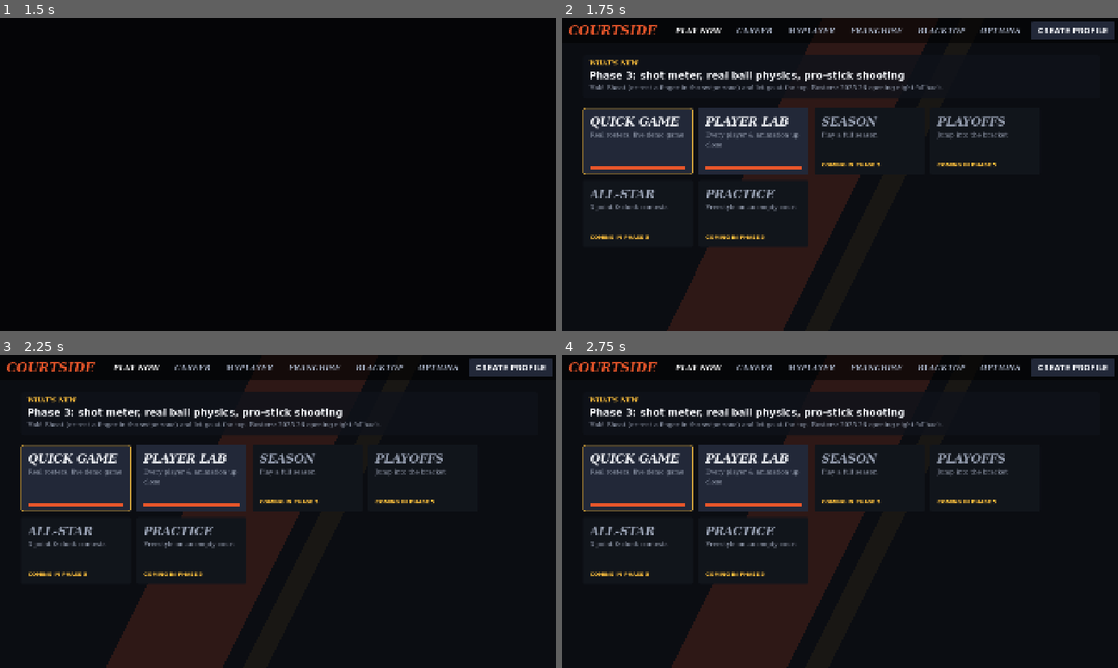
Above: before the commit, frames 1-4 (two rows, left to right).
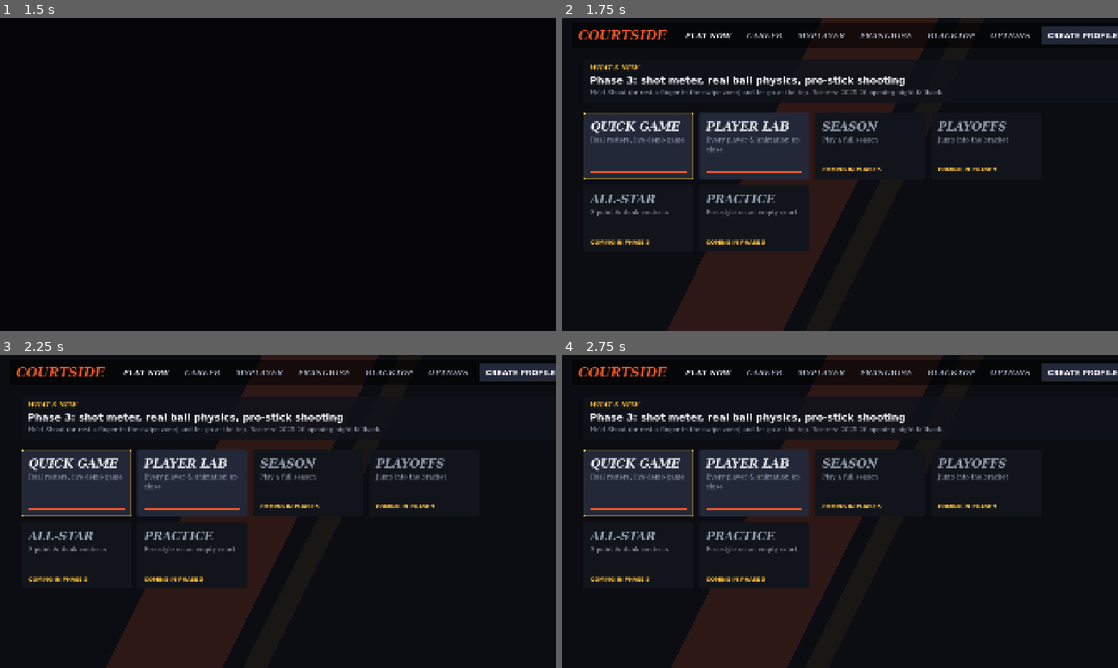
Above: after the commit, the same moments.

Repository: sllylles/2kCLONE
Game: Godot game, scene res://scenes/boot.tscn
The game is run twice, just before and just after one commit, with the same random seed, the same clock (stepped at 60 frames per second) and the same inputs.
Inputs (mouse positions are in pixels of both pictures, inside the frame that each line leads up to):
- Up to frame 1 (1.5 s): tap Enter at 0.5 s; move the mouse to (400, 158) at 0.52 s; hold D (move_right) 0.53-1.25 s; hold C (camera_next) 0.53-1.25 s; click (400, 158) at 0.67 s; tap E (pass) at 0.8 s; tap Space (shoot) at 1.25 s; drag from (166, 190) to (250, 237) at 1.27 s
- Up to frame 2 (1.75 s): no input
- Up to frame 3 (2.25 s): click "PLAY NOW" at 2 s
- Up to frame 4 (2.75 s): no input

Frame 1 is identical in both runs. In frame 2, 14% of the frame differs, in the area x 1-100%, y 0-75%; in frame 3, 14%; in frame 4, 14%.

Commit message:
Safe-area layout and camera/replay in the pause menu (v0.4.1)
- UIKit.safe_rect/fit_safe_area: UI stays inside the device safe area
  plus padding for rounded corners (main menu, profiles, settings,
  Player Lab, HUD, touch controls, pause menu)
- On-screen CAM and REPLAY buttons removed; the pause button holds a
  Camera panel (pick any preset, zoom/height) and Instant Replay.
  Controller and keyboard shortcuts unchanged

Co-Authored-By: Claude Opus 5.5 <noreply@anthropic.com>
Claude-Session: https://claude.ai/code/session_01CoLyagHP8vxbT6ucrTrnCT

Diff:
--- a/project.godot
+++ b/project.godot
@@ -7,7 +7,7 @@
 
 config/name="Courtside"
 config/description="Broadcast-style basketball simulation"
-config/version="0.4.0"
+config/version="0.4.1"
 run/main_scene="res://scenes/boot.tscn"
 config/features=PackedStringArray("4.7", "Mobile")
 config/icon="res://icon.svg"
--- a/scripts/dev/player_lab.gd
+++ b/scripts/dev/player_lab.gd
@@ -103,7 +103,7 @@
 	add_child(ui)
 	var root := Control.new()
 	root.theme = UIKit.theme()
-	UIKit.full_rect(root)
+	UIKit.fit_safe_area(root)
 	root.mouse_filter = Control.MOUSE_FILTER_IGNORE
 	ui.add_child(root)
 	var top := HBoxContainer.new()
--- a/scripts/game/arena_game.gd
+++ b/scripts/game/arena_game.gd
@@ -221,19 +221,28 @@
 	var dim := ColorRect.new()
 	dim.color = Color(0, 0, 0, 0.6)
 	pause_menu.add_child(UIKit.full_rect(dim))
-	var panel := UIKit.panel(Color(0.07, 0.08, 0.11, 0.97), 0)
-	panel.set_anchors_preset(Control.PRESET_LEFT_WIDE)
-	panel.custom_minimum_size.x = 560
-	pause_menu.add_child(panel)
+	var safe := Control.new()
+	safe.mouse_filter = Control.MOUSE_FILTER_IGNORE
+	pause_menu.add_child(safe)
+	UIKit.fit_safe_area(safe)
+	var row := HBoxContainer.new()
+	UIKit.full_rect(row)
+	row.add_theme_constant_override("separation", 30)
+	safe.add_child(row)
+	var panel := UIKit.panel(Color(0.07, 0.08, 0.11, 0.97), 8)
+	panel.custom_minimum_size.x = 520
+	row.add_child(panel)
 	var v := VBoxContainer.new()
 	v.add_theme_constant_override("separation", 14)
 	v.alignment = BoxContainer.ALIGNMENT_CENTER
 	panel.add_child(v)
 	v.add_child(UIKit.label("PAUSED", 60, 900, UIKit.TEXT, true))
 	v.add_child(UIKit.label("%s @ %s" % [away.abbr, home.abbr], 26, 700, UIKit.TEXT_DIM))
+	var cam_panel := _build_camera_panel()
+	row.add_child(cam_panel)
 	var items := [
 		["RESUME", toggle_pause],
-		["CHANGE CAMERA", func(): director.cycle_preset()],
+		["CAMERA", func(): cam_panel.visible = not cam_panel.visible],
 		["INSTANT REPLAY", func():
 			toggle_pause()
 			start_replay()],
@@ -248,12 +257,65 @@
 	]
 	var first: Button = null
 	for it in items:
-		var b := UIKit.button(it[0], Vector2(460, 76))
+		var b := UIKit.button(it[0], Vector2(460, 74))
 		b.pressed.connect(it[1])
 		v.add_child(b)
 		if first == null:
 			first = b
 	pause_menu.set_meta("first", first)
+	pause_menu.set_meta("camera_panel", cam_panel)
+
+
+## Pick any camera angle and set its zoom/height; changes apply live.
+func _build_camera_panel() -> Control:
+	var p := UIKit.panel(Color(0.07, 0.08, 0.11, 0.97), 8)
+	p.size_flags_vertical = Control.SIZE_SHRINK_CENTER
+	p.custom_minimum_size.x = 640
+	p.visible = false
+	var v := VBoxContainer.new()
+	v.add_theme_constant_override("separation", 14)
+	p.add_child(v)
+	v.add_child(UIKit.label("CAMERA", 40, 900, UIKit.TEXT, true))
+	var grid := GridContainer.new()
+	grid.columns = 2
+	grid.add_theme_constant_override("h_separation", 12)
+	grid.add_theme_constant_override("v_separation", 12)
+	v.add_child(grid)
+	var buttons := {}
+	var zoom := HSlider.new()
+	var height := HSlider.new()
+	var sync := func():
+		var cur := str(Settings.get_value("camera", "preset"))
+		for id in buttons:
+			buttons[id].button_pressed = id == cur
+		var sl := Settings.get_camera_sliders(cur)
+		zoom.set_value_no_signal(sl.zoom)
+		height.set_value_no_signal(sl.height)
+	for c in DataDB.camera_presets:
+		var b := UIKit.button(str(c.name).to_upper(), Vector2(290, 66))
+		b.toggle_mode = true
+		b.pressed.connect(func():
+			Settings.set_value("camera", "preset", c.id)
+			sync.call())
+		grid.add_child(b)
+		buttons[c.id] = b
+	for pair in [["ZOOM", zoom], ["HEIGHT", height]]:
+		var h := HBoxContainer.new()
+		var l := UIKit.label(pair[0], 24, 800, UIKit.TEXT_DIM)
+		l.custom_minimum_size.x = 130
+		h.add_child(l)
+		var s: HSlider = pair[1]
+		s.min_value = 0
+		s.max_value = 10
+		s.step = 1
+		s.custom_minimum_size = Vector2(440, 56)
+		s.value_changed.connect(func(_x):
+			Settings.set_camera_sliders(str(Settings.get_value("camera", "preset")), zoom.value, height.value))
+		h.add_child(s)
+		v.add_child(h)
+	p.visibility_changed.connect(sync)
+	sync.call()
+	return p
 
 
 func toggle_pause() -> void:
@@ -265,6 +327,7 @@
 	touch.visible = not on and InputRouter.touch_controls_visible()
 	if on:
 		touch.release_all()
+		(pause_menu.get_meta("camera_panel") as Control).visible = false
 		(pause_menu.get_meta("first") as Button).grab_focus()
 
 
--- a/scripts/hud/broadcast_hud.gd
+++ b/scripts/hud/broadcast_hud.gd
@@ -7,6 +7,7 @@
 const BUG_H := 64.0
 
 var state: GameState
+var _root: Control
 var home: Dictionary
 var away: Dictionary
 
@@ -37,6 +38,11 @@
 	home = home_team
 	away = away_team
 	layer = 10
+	# Everything sits inside the safe area (rounded corners, camera cutout).
+	_root = Control.new()
+	_root.mouse_filter = Control.MOUSE_FILTER_IGNORE
+	add_child(_root)
+	UIKit.fit_safe_area(_root)
 	_build_scorebug()
 	_build_name_card()
 	_build_toast()
@@ -85,7 +91,7 @@
 	_bug = Control.new()
 	_bug.set_anchors_preset(Control.PRESET_CENTER_BOTTOM)
 	_bug.mouse_filter = Control.MOUSE_FILTER_IGNORE
-	add_child(_bug)
+	_root.add_child(_bug)
 	var row := HBoxContainer.new()
 	row.add_theme_constant_override("separation", 0)
 	row.mouse_filter = Control.MOUSE_FILTER_IGNORE
@@ -195,7 +201,7 @@
 func _build_name_card() -> void:
 	_card = _panel(Color(0.06, 0.07, 0.1, 0.92), 4)
 	_place(_card, Vector2(0, 0), Rect2(-700, 110, 0, 0))
-	add_child(_card)
+	_root.add_child(_card)
 	var h := HBoxContainer.new()
 	h.add_theme_constant_override("separation", 16)
 	h.mouse_filter = Control.MOUSE_FILTER_IGNORE
@@ -244,7 +250,7 @@
 	_toast.add_theme_color_override("font_outline_color", Color(0, 0, 0, 0.8))
 	_toast.add_theme_constant_override("outline_size", 12)
 	_toast.modulate.a = 0.0
-	add_child(_toast)
+	_root.add_child(_toast)
 
 
 func toast(text: String, color := Color.WHITE) -> void:
@@ -264,7 +270,7 @@
 	_place(_camera_chip, Vector2(1, 0), Rect2(-520, 24, 480, 40))
 	_camera_chip.horizontal_alignment = HORIZONTAL_ALIGNMENT_RIGHT
 	_camera_chip.modulate.a = 0.0
-	add_child(_camera_chip)
+	_root.add_child(_camera_chip)
 
 
 func show_camera_name(text: String) -> void:
@@ -281,7 +287,7 @@
 	var l := _lbl("REPLAY", 34)
 	_replay_bug.add_child(l)
 	_replay_bug.visible = false
-	add_child(_replay_bug)
+	_root.add_child(_replay_bug)
 
 
 func set_replay(on: bool) -> void:
@@ -299,7 +305,7 @@
 	_matchup.set_anchors_preset(Control.PRESET_FULL_RECT)
 	_matchup.mouse_filter = Control.MOUSE_FILTER_IGNORE
 	_matchup.visible = false
-	add_child(_matchup)
+	_root.add_child(_matchup)
 	var center := VBoxContainer.new()
 	_place(center, Vector2(0.5, 1), Rect2(-560, -330, 1120, 260))
 	center.mouse_filter = Control.MOUSE_FILTER_IGNORE
--- a/scripts/ui/main_menu.gd
+++ b/scripts/ui/main_menu.gd
@@ -42,14 +42,14 @@
 	theme = UIKit.theme()
 	_build_background()
 	var root := VBoxContainer.new()
-	UIKit.full_rect(root)
+	UIKit.fit_safe_area(root)
 	root.add_theme_constant_override("separation", 0)
 	add_child(root)
 	root.add_child(_build_top_bar())
 	var margin := MarginContainer.new()
 	margin.size_flags_vertical = Control.SIZE_EXPAND_FILL
 	for side in ["left", "right"]:
-		margin.add_theme_constant_override("margin_" + side, 72)
+		margin.add_theme_constant_override("margin_" + side, 40)
 	margin.add_theme_constant_override("margin_top", 40)
 	margin.add_theme_constant_override("margin_bottom", 40)
 	root.add_child(margin)
--- a/scripts/ui/save_slots_menu.gd
+++ b/scripts/ui/save_slots_menu.gd
@@ -14,9 +14,9 @@
 	bg.color = UIKit.BG
 	add_child(UIKit.full_rect(bg))
 	var margin := MarginContainer.new()
-	UIKit.full_rect(margin)
+	UIKit.fit_safe_area(margin)
 	for s in ["left", "right", "top", "bottom"]:
-		margin.add_theme_constant_override("margin_" + s, 64)
+		margin.add_theme_constant_override("margin_" + s, 40)
 	add_child(margin)
 	var v := VBoxContainer.new()
 	v.add_theme_constant_override("separation", 30)
--- a/scripts/ui/settings_menu.gd
+++ b/scripts/ui/settings_menu.gd
@@ -16,9 +16,9 @@
 	dim.color = Color(0, 0, 0, 0.75)
 	add_child(UIKit.full_rect(dim))
 	var margin := MarginContainer.new()
-	UIKit.full_rect(margin)
+	UIKit.fit_safe_area(margin)
 	for s in ["left", "right"]:
-		margin.add_theme_constant_override("margin_" + s, 90)
+		margin.add_theme_constant_override("margin_" + s, 56)
 	for s in ["top", "bottom"]:
 		margin.add_theme_constant_override("margin_" + s, 40)
 	add_child(margin)
--- a/scripts/ui/touch_controls.gd
+++ b/scripts/ui/touch_controls.gd
@@ -36,9 +36,8 @@
 		{"id": "pass", "action": "pass", "def_action": "steal", "label": "PASS", "def_label": "STEAL", "r": 76.0, "hold": false},
 		{"id": "sprint", "action": "sprint", "def_action": "sprint", "label": "SPRINT", "def_label": "SPRINT", "r": 70.0, "hold": true},
 		{"id": "switch", "action": "", "def_action": "switch", "label": "", "def_label": "SWITCH", "r": 58.0, "hold": false},
-		{"id": "camera", "action": "camera_next", "def_action": "camera_next", "label": "CAM", "def_label": "CAM", "r": 40.0, "hold": false, "top": true},
-		{"id": "replay", "action": "replay", "def_action": "replay", "label": "REPLAY", "def_label": "REPLAY", "r": 40.0, "hold": false, "top": true},
-		{"id": "pause", "action": "pause", "def_action": "pause", "label": "II", "def_label": "II", "r": 40.0, "hold": false, "top": true},
+		# Camera and replay live in the pause menu (controllers keep their shortcuts).
+		{"id": "pause", "action": "pause", "def_action": "pause", "label": "II", "def_label": "II", "r": 44.0, "hold": false, "top": true},
 	]
 	for b in _buttons:
 		b["touch"] = -1
@@ -82,16 +81,17 @@
 
 func _layout() -> void:
 	var s := get_viewport_rect().size
+	# Defaults hug the safe area so nothing hides under rounded corners.
+	var sr := UIKit.safe_rect(get_viewport())
 	var k := _scale
-	var by := s.y - 40.0
+	var rx := sr.end.x
+	var by := sr.end.y - 10.0
 	var positions := {
-		"shoot": Vector2(s.x - 150.0 * k, by - 130.0 * k),
-		"pass": Vector2(s.x - 350.0 * k, by - 70.0 * k),
-		"sprint": Vector2(s.x - 330.0 * k, by - 270.0 * k),
-		"switch": Vector2(s.x - 140.0 * k, by - 330.0 * k),
-		"camera": Vector2(s.x - 290.0, 70.0),
-		"replay": Vector2(s.x - 190.0, 70.0),
-		"pause": Vector2(s.x - 80.0, 70.0),
+		"shoot": Vector2(rx - 120.0 * k, by - 120.0 * k),
+		"pass": Vector2(rx - 320.0 * k, by - 60.0 * k),
+		"sprint": Vector2(rx - 300.0 * k, by - 260.0 * k),
+		"switch": Vector2(rx - 110.0 * k, by - 320.0 * k),
+		"pause": Vector2(rx - 40.0, sr.position.y + 44.0),
 	}
 	var custom: Dictionary = Settings.get_value("controls", "layout")
 	for b in _buttons:
@@ -117,8 +117,9 @@
 
 
 func _pro_zone() -> Rect2:
+	var sr := UIKit.safe_rect(get_viewport())
 	var s := get_viewport_rect().size
-	return Rect2(s.x * 0.52, s.y * 0.16, s.x * 0.48 - 420.0 * _scale, s.y * 0.5)
+	return Rect2(s.x * 0.52, sr.position.y + 110.0, sr.end.x - s.x * 0.52 - 420.0 * _scale, s.y * 0.48)
 
 
 func _button_at(p: Vector2) -> Dictionary:
@@ -288,7 +289,8 @@
 		draw_arc(_stick_origin, r, 0, TAU, 48, Color(1, 1, 1, 0.5 * a), 3.0, true)
 		draw_circle(_stick_pos, r * 0.42, Color(1, 1, 1, 0.55 * a))
 	else:
-		var hint := Vector2(220, get_viewport_rect().size.y - 220) * Vector2(1, 1)
+		var sr := UIKit.safe_rect(get_viewport())
+		var hint := Vector2(sr.position.x + 170.0 * _scale, sr.end.y - 170.0 * _scale)
 		draw_arc(hint, STICK_RADIUS * _scale, 0, TAU, 48, Color(1, 1, 1, 0.18 * a), 2.0, true)
 		draw_string(font, hint + Vector2(-50, 8), "MOVE", HORIZONTAL_ALIGNMENT_LEFT, -1, 22, Color(1, 1, 1, 0.3 * a))
 	# Buttons
--- a/scripts/ui/ui_kit.gd
+++ b/scripts/ui/ui_kit.gd
@@ -155,6 +155,53 @@
 
 static func full_rect(c: Control) -> Control:
 	c.set_anchors_preset(Control.PRESET_FULL_RECT)
+	return c
+
+
+## Padding kept clear of rounded screen corners (canvas units).
+const CORNER_PAD := 34.0
+
+
+## The part of the screen that is safe to draw UI on, in canvas coordinates:
+## the device's safe area (camera cutout, rounded corners) plus padding.
+static func safe_rect(vp: Viewport) -> Rect2:
+	var visible := vp.get_visible_rect()
+	var r := visible
+	if OS.has_feature("mobile"):
+		var win := Vector2(DisplayServer.window_get_size())
+		var safe := DisplayServer.get_display_safe_area()
+		if win.x > 0 and safe.size.x > 0:
+			var k := visible.size / win
+			var sr := Rect2(Vector2(safe.position) * k, Vector2(safe.size) * k)
+			if sr.intersects(visible):
+				r = sr.intersection(visible)
+	return r.grow_individual(-CORNER_PAD, -CORNER_PAD * 0.5, -CORNER_PAD, -CORNER_PAD * 0.5)
+
+
+## Insets a full-rect Control to the safe area and keeps it there on resize.
+static func fit_safe_area(c: Control) -> Control:
+	c.set_anchors_preset(Control.PRESET_FULL_RECT)
+	var apply := func():
+		if not is_instance_valid(c) or not c.is_inside_tree():
+			return
+		var vis := c.get_viewport().get_visible_rect()
+		var s := safe_rect(c.get_viewport())
+		c.offset_left = s.position.x - vis.position.x
+		c.offset_top = s.position.y - vis.position.y
+		c.offset_right = s.end.x - vis.end.x
+		c.offset_bottom = s.end.y - vis.end.y
+	var hook := func():
+		apply.call()
+		var vp := c.get_viewport()
+		if not vp.size_changed.is_connected(apply):
+			vp.size_changed.connect(apply)
+			c.tree_exiting.connect(func():
+				if vp.size_changed.is_connected(apply):
+					vp.size_changed.disconnect(apply), CONNECT_ONE_SHOT)
+	if c.is_inside_tree():
+		hook.call()
+	else:
+		c.tree_entered.connect(hook, CONNECT_ONE_SHOT)
 	return c
 
 
Not shown, changed: export_presets.cfg
Not shown, changed: README.md
